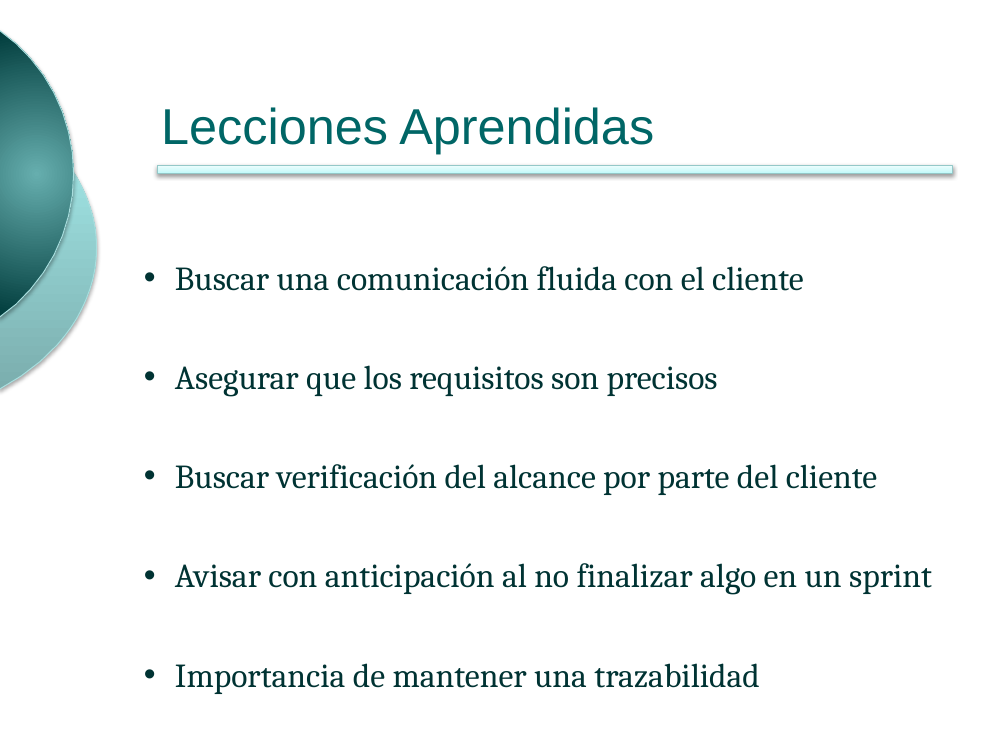
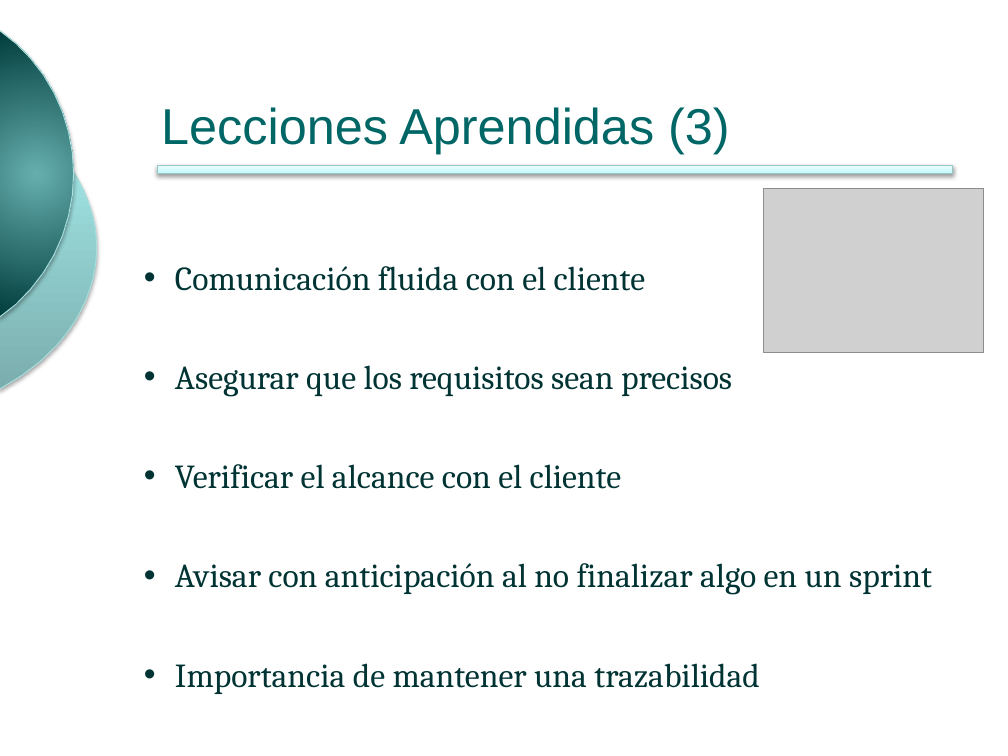
Before and after one commit to ingevy/taller-desarrollo-proyectos-ii-2do-2010, a slide deck: slide 17 of presentations/presentacionFinal.pptx. Drawn at 1008x756 pixels with LibreOffice and Linux fonts; fonts in the diff are those of the drawing; grey boxes stand for pictures; background and template pictures are left out. Boxes give left, top, right and bottom in pixels: in the first picture for what was removed or moved away, otherwise in the second. Text is boxed around its words. In the diff, an @@ line names an element or a change of style, - is before the commit and + after.

Commit message:
#Lecciones aprendidas en presentacionFinal.pptx

```diff
--- a/presentations/presentacionFinal.pptx
+++ b/presentations/presentacionFinal.pptx
@@ title at <box>161,107,730,153</box>: text changed @@
-Lecciones Aprendidas
+Lecciones Aprendidas (3)
@@ picture added at <box>764,188,984,352</box> @@
@@ text at <box>175,266,732,489</box>: text changed @@
-• Buscar una comunicación fluida con el cliente
-• Asegurar que los requisitos son precisos
-• Buscar verificación del alcance por parte del cliente
+• Comunicación fluida con el cliente
+• Asegurar que los requisitos sean precisos
+• Verificar el alcance con el cliente
```
Also in this commit, not shown: 2 other slides changed.
